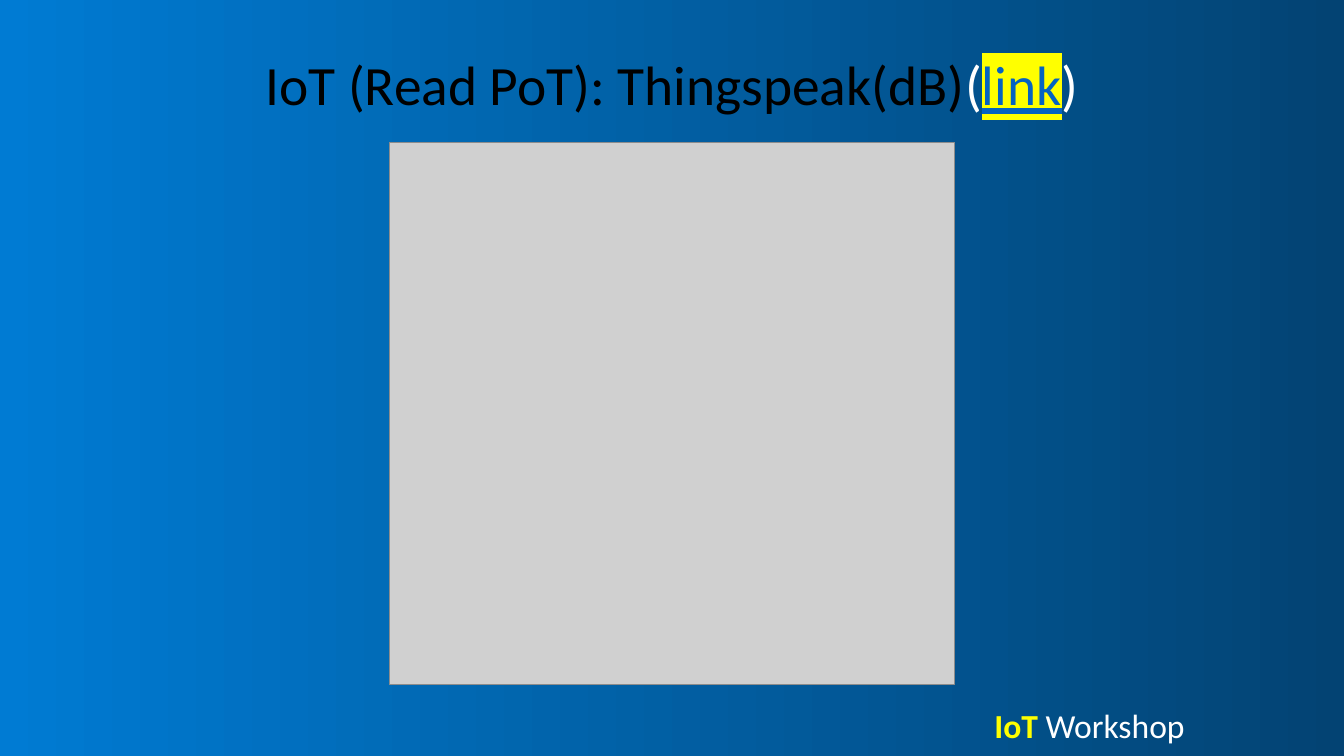
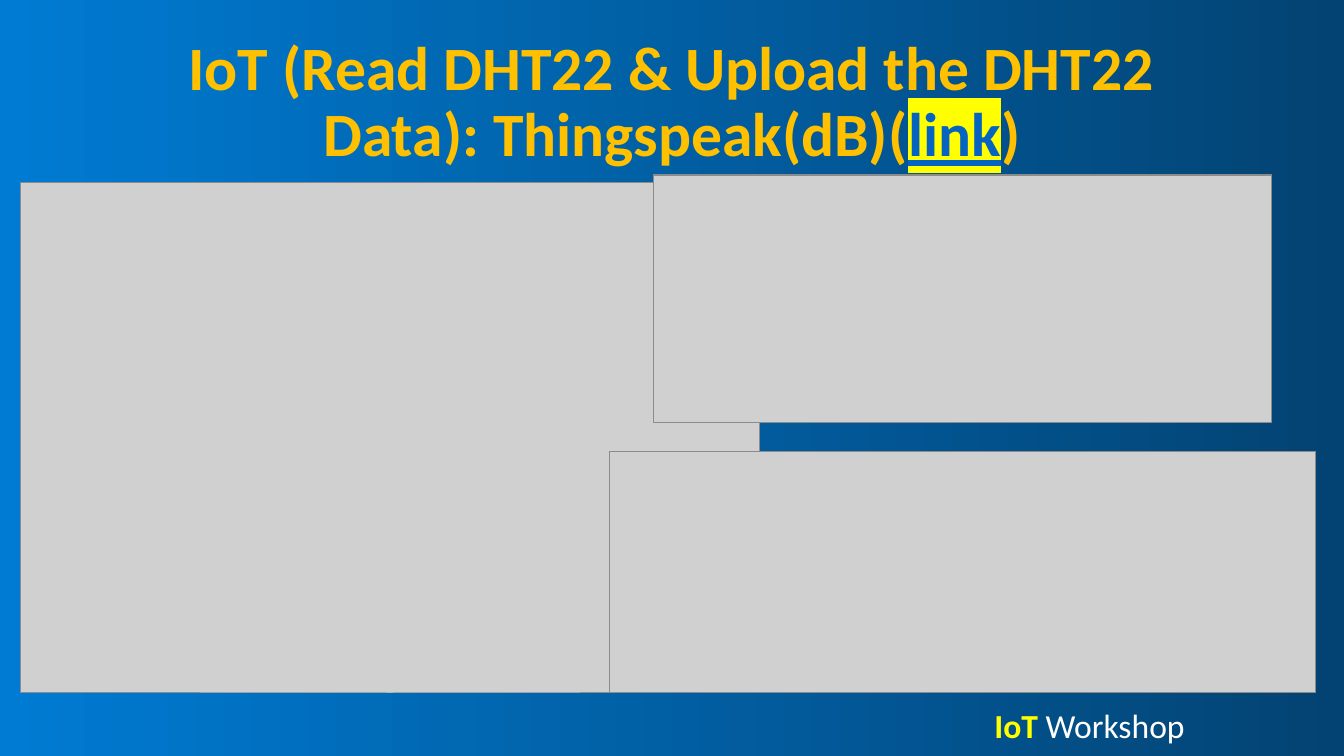
Before and after one commit to AtharvaPawar456/IoT-Workshop---ESP32, a slide deck: slide 16 of IoT Workshop.pptx (slide 14 before the commit). Drawn at 1344x756 pixels with LibreOffice and Linux fonts; fonts in the diff are those of the drawing; grey boxes stand for pictures. Boxes give left, top, right and bottom in pixels: in the first picture for what was removed or moved away, otherwise in the second. Text is boxed around its words. In the diff, an @@ line names an element or a change of style, - is before the commit and + after.

```diff
--- a/IoT Workshop.pptx
+++ b/IoT Workshop.pptx
@@ title at (x1=189, y1=44, x2=1153, y2=171): text changed; size 39.6 to 44 pt; text colour #000000 to #FFC000; bold on @@
-IoT (Read PoT): Thingspeak(dB)(link)
+IoT (Read DHT22 & Upload the DHT22 Data): Thingspeak(dB)(link)
@@ picture removed at (x1=389, y1=142, x2=955, y2=685) @@
@@ picture added at (x1=653, y1=175, x2=1271, y2=423) @@
@@ picture added at (x1=20, y1=182, x2=760, y2=693) @@
@@ picture added at (x1=609, y1=452, x2=1316, y2=694) @@
```
Also in this commit, not shown: 1 other slide changed, 2 slides added, 2 other files.
